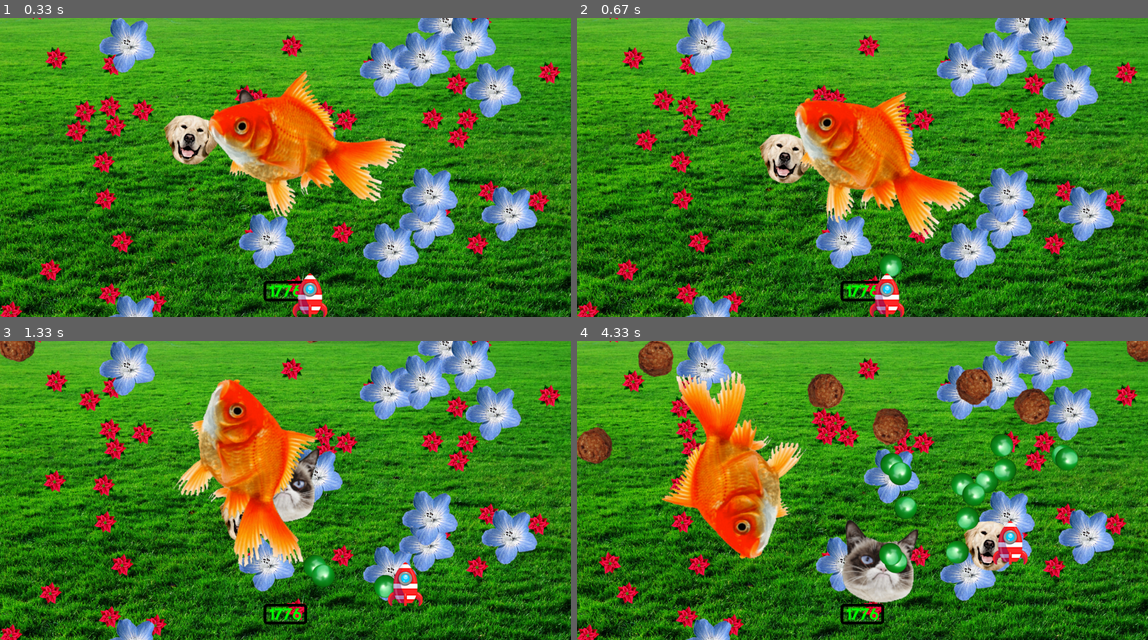
Above: before the commit, frames 1-4 (two rows, left to right).
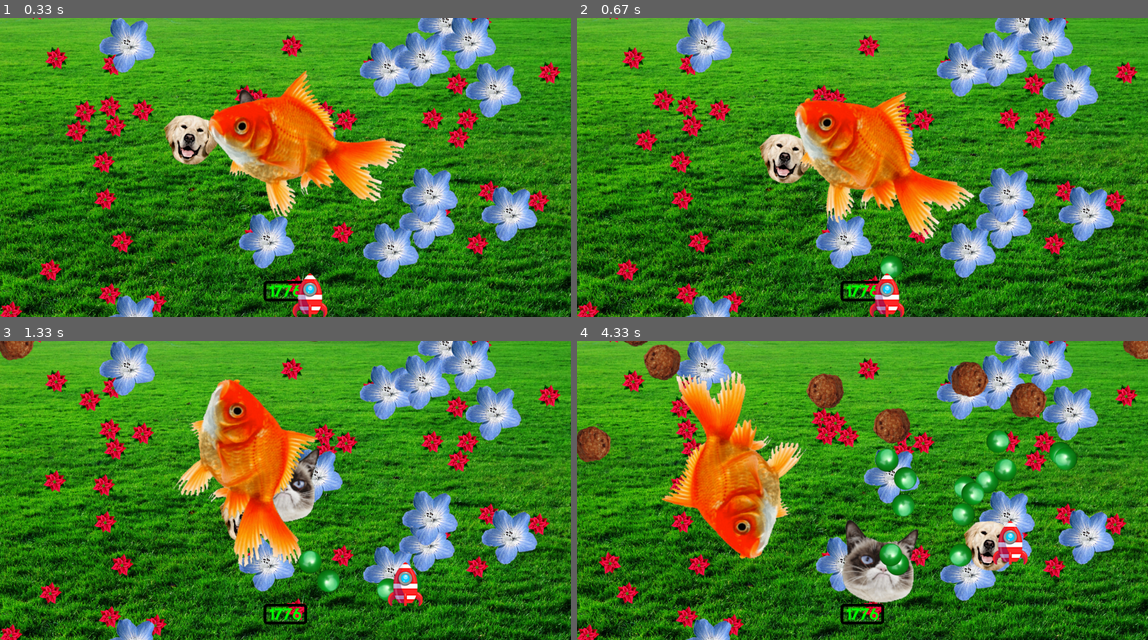
Above: after the commit, the same moments.

Repository: jimmygizmo/pygamefun
Game: pygame game, started from game/main.py
Same seed, same stepped clock (60 frames per second), same inputs: the game is played once before the commit and once after it.
Inputs:
- Up to frame 1 (0.33 s): no input
- Up to frame 2 (0.67 s): tap Space at 0.33 s
- Up to frame 3 (1.33 s): hold Right 0.67-1.13 s; tap Space at 0.73, 1.03, 1.23 s; hold Up from 1.17 s (still down)
- Up to frame 4 (4.33 s): release Up at 1.47 s; hold Right 1.5-1.97 s; tap Space at 1.57, 1.87, 2.07, 2.37, 2.63, 2.97, 3.27, 3.4, 3.8, 4.1 s; hold Left 2-2.53 s; hold Down 2.57-2.87 s; hold Left 2.9-3.3 s; hold Up 3.33-3.7 s; hold Right from 3.73 s (still down)

Frame 1 is identical in both runs. In frame 2, 0.1% of the frame differs, in the area x 53-58%, y 78-87%; in frame 3, 0.9%; in frame 4, 5.6%, in the area x 0-100%, y 0-79%.

Commit message:
made rotation configurable. there is a bug in which the green ball is rotation per the specs for the meatball, but I cant see where it is getting the value yet or what is happening. generally most rotation features are working well except for this weird bug. I have spent a good 30-45 mins troubleshooting and still ahve this bug.

Diff:
--- a/game/config.py
+++ b/game/config.py
@@ -8,6 +8,38 @@
 
 SCREEN_WIDTH: int = 1640
 SCREEN_HEIGHT: int = 860
+
+TICKRATE: int = 60  # (frame rate) - 0/None gives maximum/unlimited. Depends on code but recently saw 500-1000 FPS.
+GAME_TITLE: str = 'Goldfish Picnic'
+
+BGCOLOR: str = 'olivedrab'
+BGIMG: str = 'grass-field-med-1920x1249.jpg'  # 'grass-field-med-1920x1249.jpg'  # 'lawn-bg-dark-2560x1440.jpg'
+ASSET_PATH: str = 'assets'  # Relative path with no trailing slash.
+DEBUG: bool = False
+ACID_MODE: bool = False  # Suppress background re-painting. This makes objects leave psychedelic trails for a fun effect.
+WHITEOUT_MODE: bool = False  # White-out all objects in a demonstration of multiple Mask features.
+ROTATION: bool = True  # Rotation is expensive in the initial implementation. TODO: Make rotation more efficient.
+
+LASER_COOLDOWN_DURATION: int = 100  # Milliseconds - minimum time between laser firing
+PROJECTILE_MARGIN: int = 160  # Distane beyond wall on X or Y axis at which projectile/Weapon is "Finalized"
+PLAYER_MAIN_WEAPON_INDEX: int = 0  # Index in weapon_specs of the weapon_spec item to use for the Player's main projectile.
+# 0 = green ball (orb)    1 = meatball
+
+PYGAME_FROMBYTES_IMAGE_LOAD_WORKAROUND_ENABLE: bool = True
+MEATBALL_SPAWN_MARGIN: int = 60  # Meatballs can spawn this far slightly to the left/right and above the screen.
+MEATBALL_SPAWN_TIME_MIN: int = 20  # They spawn no faster than this but a small random-in-range pause is added too.
+MEATBALL_SPAWN_TIME_RANGE: int = 500  # Random from 0 to this range max is then ADDED TO THE MINIMUM.
+# TODO: Meatball spawn time with current timer is only set randomly once at game start. MAKE IT VARY ALL THE TIME.
+
+ENVIRO_PHASES: list[tuple[str, int]] = [  # See related types: ent.EnviroSpec, ent.EnviroKeys
+        ('peace', 800),
+        ('rogue', 160),
+        ('chaos', 400),
+        ('frozen', 60),
+        ('rogue', 50),
+        ('frozen', 110),
+    ] # See ent.EnviroKeys, a Literal type. Spec key convention: First letter of phase name, 'e_' prefix: e_p, e_r, e_c, e_f
+
 
 # SCOREBOARD DESIGN - FONT, COLORS, POSITIONING, BORDER - (SCR prefix)
 SCR: bool = True
@@ -28,36 +60,6 @@
 SCR_BORDER_PAD_X: int = 32
 SCR_BORDER_PAD_Y: int = 16
 SCR_BORDER_RADIUS: int = 10
-
-TICKRATE: int = 60  # (frame rate) - 0/None gives maximum/unlimited. Depends on code but recently saw 500-1000 FPS.
-GAME_TITLE: str = 'Goldfish Picnic'
-
-BGCOLOR: str = 'olivedrab'
-BGIMG: str = 'grass-field-med-1920x1249.jpg'  # 'grass-field-med-1920x1249.jpg'  # 'lawn-bg-dark-2560x1440.jpg'
-ASSET_PATH: str = 'assets'  # Relative path with no trailing slash.
-DEBUG: bool = False
-ACID_MODE: bool = False  # Suppress background re-painting. This makes objects leave psychedelic trails for a fun effect.
-WHITEOUT_MODE: bool = False  # White-out all objects in a demonstration of multiple Mask features.
-
-LASER_COOLDOWN_DURATION: int = 100  # Milliseconds - minimum time between laser firing
-PROJECTILE_MARGIN: int = 160  # Distane beyond wall on X or Y axis at which projectile/Weapon is "Finalized"
-PLAYER_MAIN_WEAPON_INDEX: int = 0  # Index in weapon_specs of the weapon_spec item to use for the Player's main projectile.
-# 0 = green ball    1 = meatball
-
-PYGAME_FROMBYTES_IMAGE_LOAD_WORKAROUND_ENABLE: bool = True
-MEATBALL_SPAWN_MARGIN: int = 60  # Meatballs can spawn this far slightly to the left/right and above the screen.
-MEATBALL_SPAWN_TIME_MIN: int = 20  # They spawn no faster than this but a small random-in-range pause is added too.
-MEATBALL_SPAWN_TIME_RANGE: int = 500  # Random from 0 to this range max is then ADDED TO THE MINIMUM.
-# TODO: Meatball spawn time with current timer is only set randomly once at game start. MAKE IT VARY ALL THE TIME.
-
-ENVIRO_PHASES: list[tuple[str, int]] = [  # See related types: ent.EnviroSpec, ent.EnviroKeys
-        ('peace', 800),
-        ('rogue', 160),
-        ('chaos', 400),
-        ('frozen', 60),
-        ('rogue', 50),
-        ('frozen', 110),
-    ] # See ent.EnviroKeys, a Literal type. Spec key convention: First letter of phase name, 'e_' prefix: e_p, e_r, e_c, e_f
 
 
 if __name__ == '__main__':
--- a/game/entity.py
+++ b/game/entity.py
@@ -106,7 +106,7 @@
         'd': pygame.math.Vector2((0.0, -1.0)),  # placeholder instance (mypy)
         's': 134.0,
         'a': 0.0,
-        'av': 0.0,
+        'av': -2.0,
         'e_p': 98.0,
         'e_r': 122.0,
         'e_c': 840.0,
@@ -126,7 +126,7 @@
         'd': pygame.math.Vector2((0.0, -1.0)),  # placeholder instance (mypy)
         's': 104.0,
         'a': 0.0,
-        'av': 10.0,
+        'av': 6.0,
         'e_p': 698.0,
         'e_r': 822.0,
         'e_c': 1640.0,
--- a/game/main.py
+++ b/game/main.py
@@ -123,29 +123,24 @@
         # In fact, inside Props we override and pass update() too, so calling of physics_outer_walls() will never occur
         # here for props. To clarify, inside Prop, BOTH update() and physics_outer_walls() are overridden and passed.
 
-        # # ORIGINAL - NO ROTATION
-        # # Activate the correctly-facing image and mask, based on X direction.
-        # if self.dir.x < 0:
-        #     self.image = self.surface_l
-        #     self.mask = self.mask_l
-        # else:
-        #     self.image = self.surface_r
-        #     self.mask = self.mask_r
-
-        # NEW - WITH ROTATION
-        # Activate the correctly-facing image and mask, based on X direction. WITH ROTATION HANDLED.
-
-        self.angle += self.angular_vel
-        if self.angle: print(self.angle)  #  *** DEBUG ***
-        if self.angle >= 360:
-            self.angle = 0.0
-
-        if self.dir.x < 0:
-            self.image = pygame.transform.rotozoom(self.surface_l, self.angle, 1.0)
-            self.mask = self.mask_l  # TODO: FIX THIS. WRONG MASK. NEEDS ROTATE.
-        else:
-            self.image = pygame.transform.rotozoom(self.surface_r, self.angle, 1.0)
-            self.mask = self.mask_r  # TODO: FIX THIS. WRONG MASK. NEEDS ROTATE.
+        # Activate the correctly-facing image and mask, based on X direction. Use expensive rotation, if enabled.
+        if cfg.ROTATION:
+            self.angle += self.angular_vel  # ROTATE BY THE ANGULAR VELOCITY
+            if self.angle >= 360:
+                self.angle = 0.0
+            if self.dir.x < 0:  # MOVING LEFT - ROTATION ENABLED
+                self.image = pygame.transform.rotozoom(self.surface_l, self.angle, 1.0)
+                self.mask = self.mask_l  # TODO: FIX THIS. WRONG MASK. NEEDS ROTATE.
+            else:  # MOVING RIGHT - ROTATION ENABLED
+                self.image = pygame.transform.rotozoom(self.surface_r, self.angle, 1.0)
+                self.mask = self.mask_r  # TODO: FIX THIS. WRONG MASK. NEEDS ROTATE.
+        else:  # No rotation:
+            if self.dir.x < 0:  # MOVING LEFT
+                self.image = self.surface_l
+                self.mask = self.mask_l
+            else:  # MOVING RIGHT
+                self.image = self.surface_r
+                self.mask = self.mask_r
 
 
     def rotation(self):
@@ -237,6 +232,7 @@
             self.can_shoot = False
             self.laser_shoot_time = pygame.time.get_ticks()
             weapon_img_filename = self.weapon_spec['img_filename']
+            print(self.weapon_spec)  # *** DEBUG ***
             projectile: Weapon = Weapon(
                     groups=self.weapons_groups,
                     img_filename=weapon_img_filename,
@@ -339,27 +335,6 @@
         self.instance_id: int = Prop.instance_count
         super().__init__(groups, img_filename, x, y, angle)  # super.update() can be done before or after setting any self.* but think about how it might matter! Maybe not at all.
         Prop.instance_count += 1
-
-
-# class PropOld(Entity):
-#     instance_count: int = 0
-#     def __init__(self,
-#                 groups: list[pygame.sprite.Group],
-#                 img_filename: str,
-#                 x: float,
-#                 y: float,
-#             ):
-#         self.instance_id: int = Prop.instance_count
-#         prop_zero_direction: pygame.math.Vector2 = pygame.math.Vector2(0, 0)  # Props special case direction, to init Entity.
-#         prop_zero_speed: float = 0.0  # Props special case speed, to init Entity.
-#         super().__init__(groups, img_filename, x, y, prop_zero_direction, prop_zero_speed)  # super.update() can be done before or after setting any self.* but think about how it might matter! Maybe not at all.
-#         Prop.instance_count += 1
-#
-#     def update(self, delta_time: float, ephase_name: str | None = None):
-#         super().update(delta_time, ephase_name)
-#
-#     def physics_outer_walls(self):  # Overrides Entity.physics_outer_walls(). Props don't move.
-#         pass
 
 
 # #############################################    FUNCTION DEFINITIONS    #############################################
